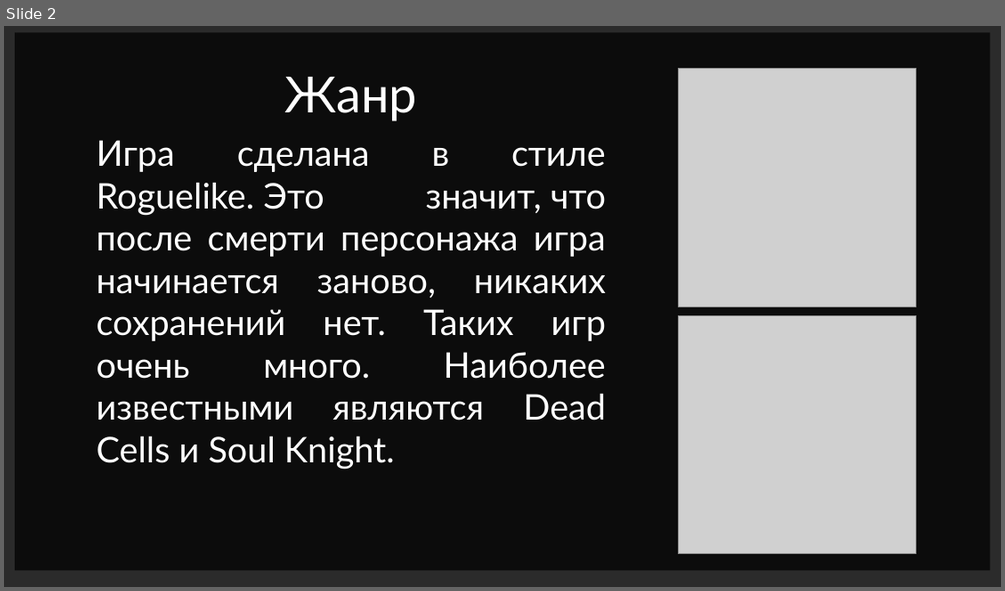
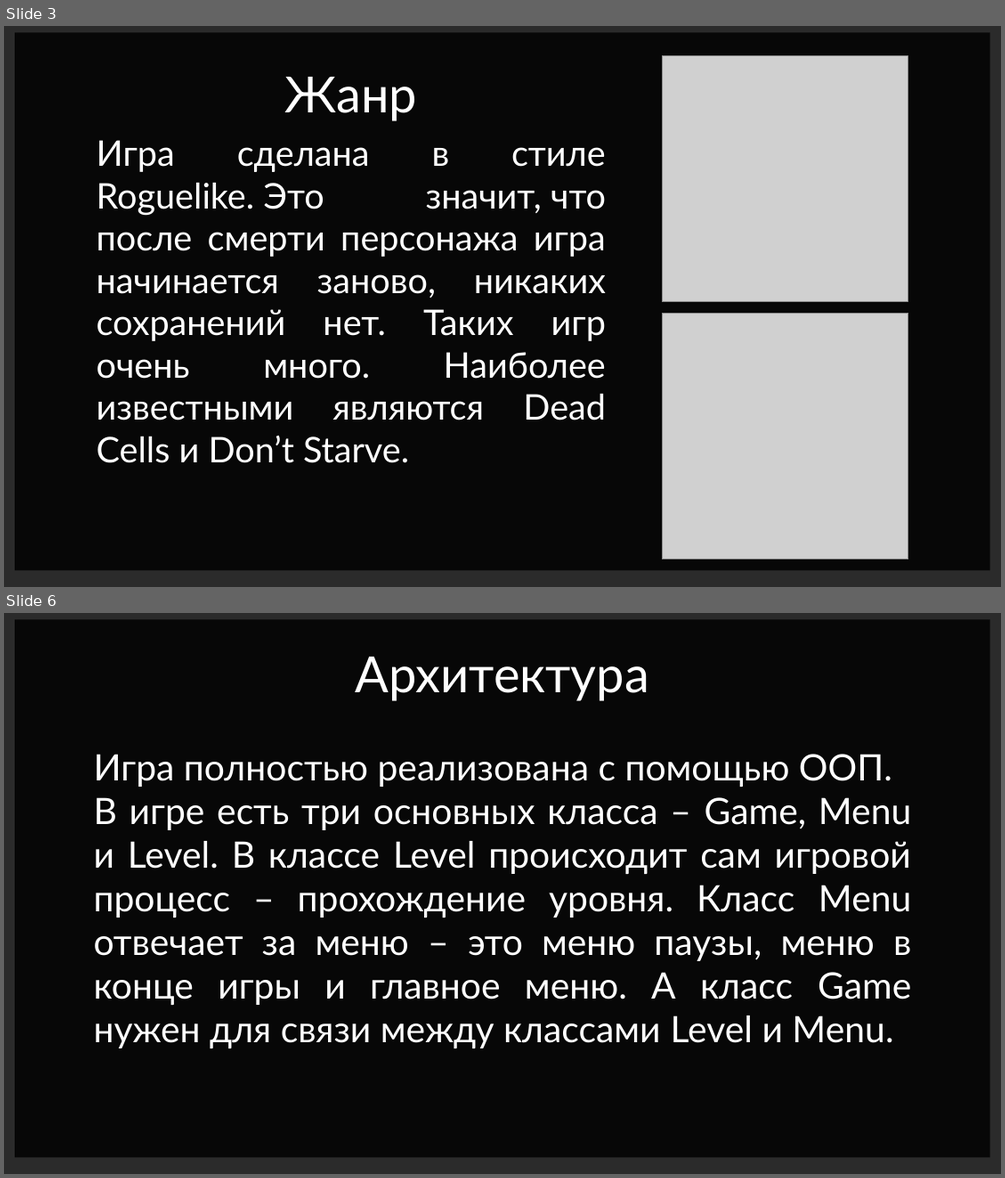
Before and after one commit to fivan999/Kings-and-Pigs, a slide deck: Kings and pigs.pptx. Shown one above the other, each under a label of ours: slide 2 before the commit, slides 3 and 6 after it; the slides between them are not shown. The pictures are 1005x591 and 1005x1178 pixels, drawn with LibreOffice and Linux fonts; fonts in the diff are those of the drawing; grey boxes stand for pictures; background and template pictures are left out; a plain dark background stands for a picture behind light text. Boxes give left, top, right and bottom in pixels: in the first picture for what was removed or moved away, otherwise in the second. Text is boxed around its words. In the diff, an @@ line names an element or a change of style, - is before the commit and + after.

```diff
--- a/Kings and pigs.pptx
+++ b/Kings and pigs.pptx
@@ slide 6 added at box(4, 613, 1001, 1174), background picture (left out) @@
@@ rectangle added at box(16, 620, 990, 1158), fill #000000 at 82% opacity @@
@@ text added at box(356, 657, 649, 701), 48 pt, text #FFFFFF @@
+Архитектура
@@ text added at box(94, 754, 911, 1048), 35 pt, text #FFFFFF @@
+Игра полностью реализована с помощью ООП.
+В игре есть три основных класса – Game, Menu и Level. В классе Level происходит сам игровой процесс – прохождение уровня. Класс Menu отвечает за меню – это меню паузы, меню в конце игры и главное меню. А класс Game нужен для связи между классами Level и Menu.
@@ what was slide 2 is now slide 3 @@
@@ slide 3 changed as well @@
@@ rectangle at box(16, 33, 990, 571): fill #000000 at 70% opacity to #000000 at 82% opacity @@
@@ picture: place and size @@
-picture at box(678, 69, 915, 306)
+picture at box(662, 56, 908, 302)
@@ text at box(97, 140, 606, 463): text changed @@
-Игра сделана в стиле Roguelike. Это значит, что после смерти персонажа игра начинается заново, никаких сохранений нет. Таких игр очень много. Наиболее известными являются Dead Cells и Soul Knight.
+Игра сделана в стиле Roguelike. Это значит, что после смерти персонажа игра начинается заново, никаких сохранений нет. Таких игр очень много. Наиболее известными являются Dead Cells и Don’t Starve.
@@ picture: place and size @@
-picture at box(678, 315, 915, 553)
+picture at box(662, 313, 908, 559)
```
Also in this commit, not shown: 5 other slides changed, 3 other slides added, 4 other files.
